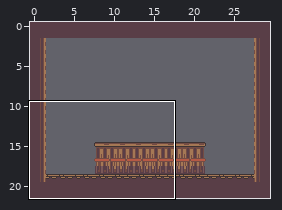
A Tiled map gets an edit: tiled/levels/saloon.tmx. The picture above shows the old version from afar; the outline marks the close-up.
Close-up. Old version:
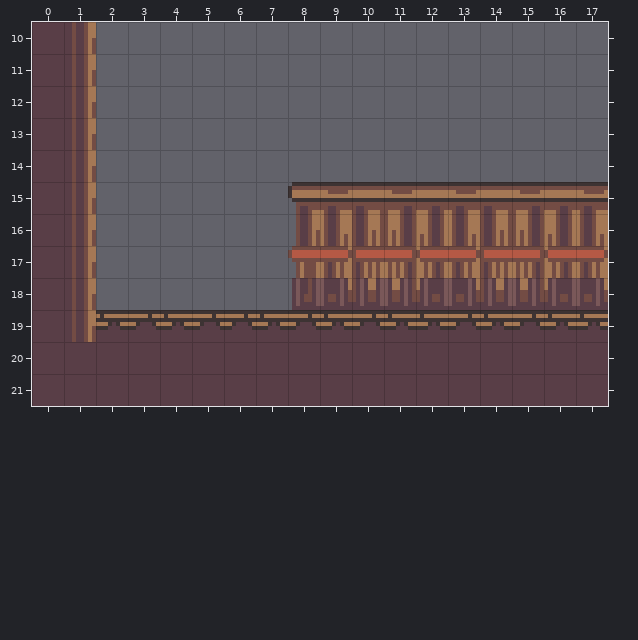
Cells are 8x8 px. Shown: x 0..17, y 10..21. The commit also changed other parts of the map, which this record leaves out. The commit also replaced the tileset; all pictures use the new one.
Once edited:
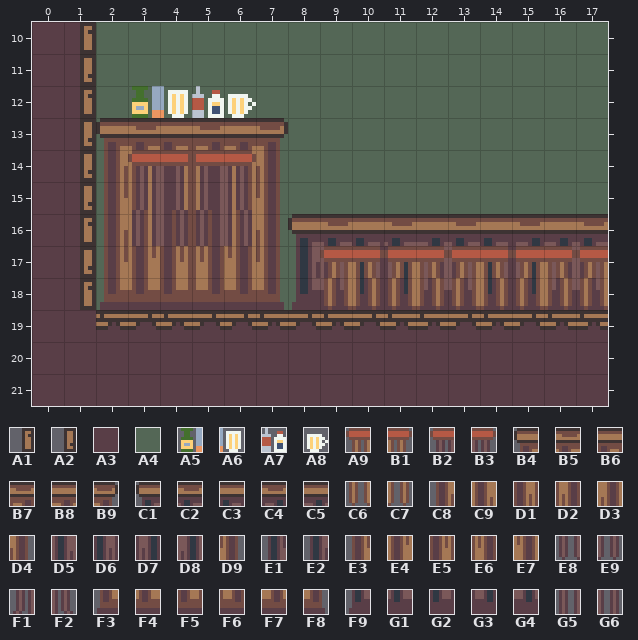
Key: from "CowboyTilemap": A1 7, A2 47, A3 168, A4 170, A5 286, A6 287, A7 288, A8 289, A9 320 "wall", B1 321 "wall", B2 324 "onewaywall", B3 325 "onewaywall", B4 326 "wall", B5 327 "wall", B6 328 "wall", B7 329 "wall", B8 330 "wall", B9 331 "wall", C1 338 "onewaywall", C2 339 "onewaywall", C3 340 "onewaywall", C4 341 "onewaywall", C5 342 "onewaywall", C6 360 "wall", C7 361 "wall", C8 366 "wall", C9 367 "wall", D1 368 "wall", D2 369 "wall", D3 370 "wall", D4 371 "wall", D5 379, D6 380, D7 381, D8 382, D9 411 "wall", E1 412, E2 452, E3 486 "wall", E4 487 "wall", E5 488 "wall", E6 489 "wall", E7 490 "wall", E8 520, E9 521, F1 522, F2 523, F3 526 "wall", F4 527 "wall", F5 528 "wall", F6 529 "wall", F7 530 "wall", F8 531 "wall", F9 532, G1 533, G2 534, G3 535, G4 536, G5 562, G6 563.
__ is an empty cell.
Changes in this commit:
Layer "Background_2":
y 10..12: x 2..17 __ __ __ __ __ __ __ __ __ __ __ __ __ __ __ __ -> A4 A4 A4 A4 A4 A4 A4 A4 A4 A4 A4 A4 A4 A4 A4 A4
y 13..15: x 2 __ -> A4; x 7..17 __ __ __ __ __ __ __ __ __ __ __ -> A4 A4 A4 A4 A4 A4 A4 A4 A4 A4 A4
y 16..18: x 2 __ -> A4; x 7..8 __ __ -> A4 A4
Layer "Background_1":
y 13: x 7 __ -> D9
y 14: x 3..6 __ __ __ __ -> C9 D1 D2 D3
y 15: x 3..6 __ __ __ __ -> E4 E5 E6 E7
y 16: x 3..6 __ __ __ __ -> C9 D1 D2 D3; x 8 E3 -> E1
y 17: x 3..6 __ __ __ __ -> E4 E5 E6 E7; x 8..17 E3 E4 E5 E6 E7 E4 E5 E6 E7 E4 -> E2 D5 D6 D7 D8 D5 D6 D7 D8 D5
y 18: x 3..6 __ __ __ __ -> F4 F5 F6 F7; x 8..17 F3 F4 F5 F6 F7 F4 F5 F6 F7 F4 -> F9 G1 G2 G3 G4 G1 G2 G3 G4 G1
Layer "Collision":
y 10: x 1 C8 -> A1
y 11: x 1 C8 -> A2
y 12: x 1 C8 -> A1; x 3..6 __ __ __ __ -> A5 A6 A7 A8
y 13: x 1..7 C8 __ __ __ __ __ __ -> A2 B4 B5 B6 B7 B8 B9
y 14: x 1..7 C8 __ __ __ __ __ __ -> A2 C8 B2 B3 B2 B3 D4
y 15: x 1..17 C8 __ __ __ __ __ __ B4 B5 B6 B7 B8 B5 B6 B7 B8 B5 -> A2 E3 F1 F2 F1 F2 D9 __ __ __ __ __ __ __ __ __ __
y 16: x 1..17 C8 __ __ __ __ __ __ C8 C9 D1 D2 D3 C9 D1 D2 D3 C9 -> A1 C8 G5 G6 G5 G6 D4 C1 C2 C3 C2 C5 C2 C3 C4 C5 C2
y 17: x 1..2 C8 __ -> A2 E3; x 7..17 __ A9 B1 A9 B1 A9 B1 A9 B1 A9 B1 -> D9 __ A9 B1 A9 B1 A9 B1 A9 B1 A9
y 18: x 1..2 C8 __ -> A1 F3; x 7..17 __ E8 E9 E8 E9 E8 E9 E8 E9 E8 E9 -> F8 __ C6 C7 C6 C7 C6 C7 C6 C7 C6
y 19: x 1 C8 -> A3
Pixel boxes of the changes (left, top, right, bottom) in both close-ups:
changed: (72, 22, 608, 342)
